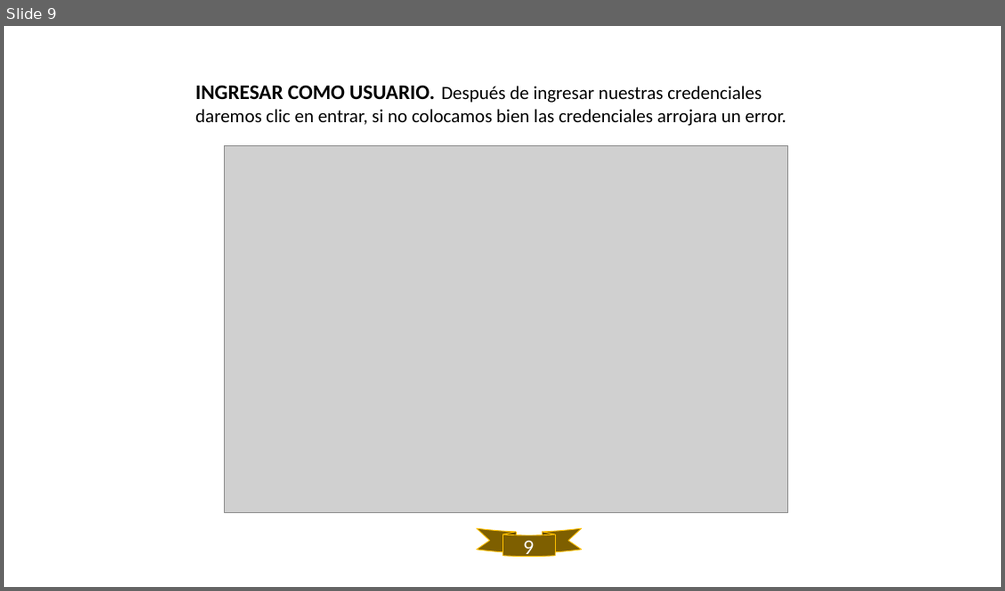
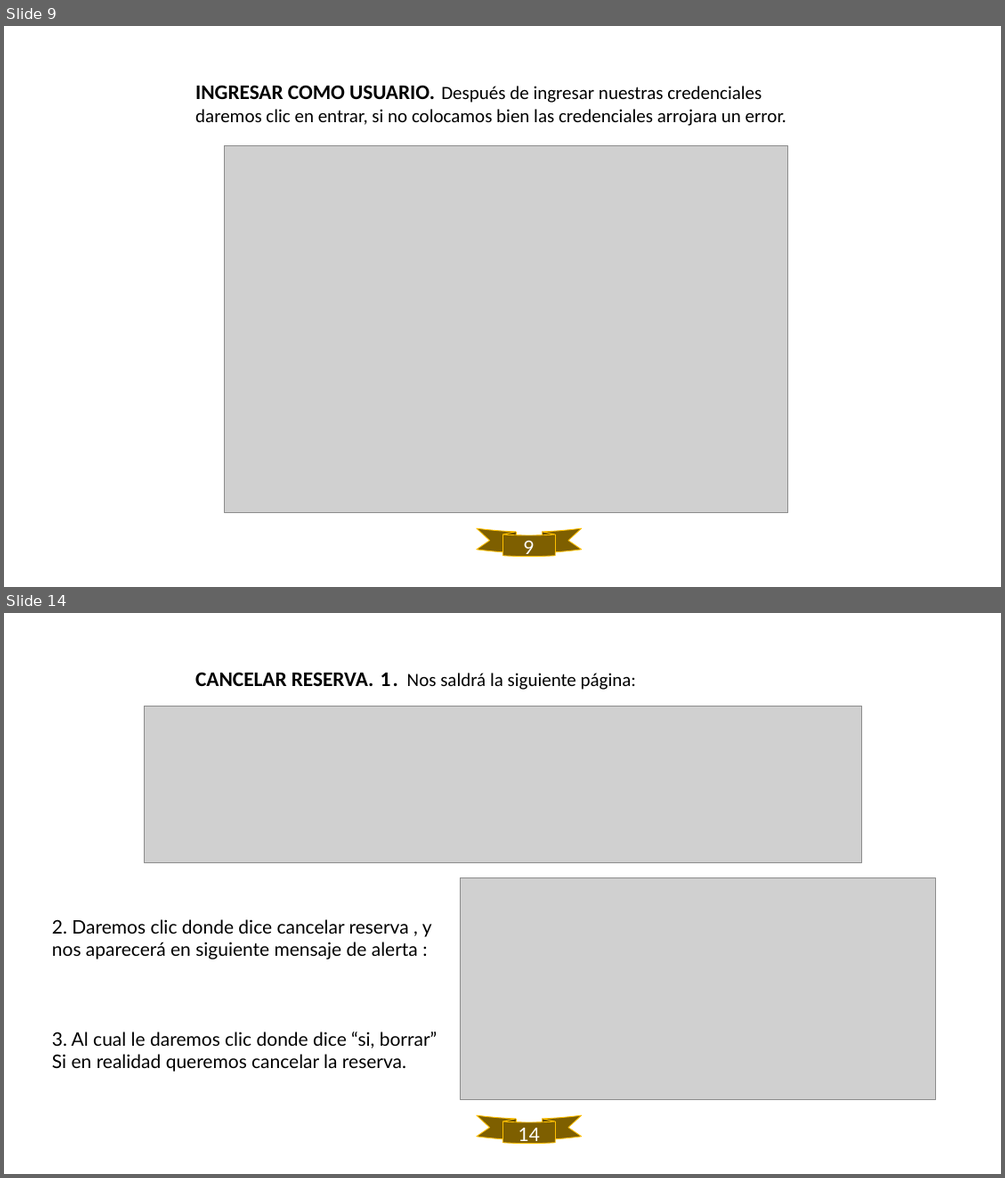
Before and after one commit to Nicolasgil06/CANCHEROS, a slide deck: assets/docs/Trimestre V/04_Manual_Usuario/cancheros manual usuario .pptx. Shown one above the other, each under a label of ours: slide 9 before the commit, slides 9 and 14 after it; the slides between them are not shown. The pictures are 1005x591 and 1005x1178 pixels, drawn with LibreOffice and Linux fonts; fonts in the diff are those of the drawing; grey boxes stand for pictures. Boxes give left, top, right and bottom in pixels: in the first picture for what was removed or moved away, otherwise in the second. Text is boxed around its words. In the diff, an @@ line names an element or a change of style, - is before the commit and + after.

```diff
--- a/assets/docs/Trimestre V/04_Manual_Usuario/cancheros manual usuario .pptx
+++ b/assets/docs/Trimestre V/04_Manual_Usuario/cancheros manual usuario .pptx
@@ slide 14 added at (4,613,1001,1174), background #FFFFFF @@
@@ text added at (195,672,636,690), 18 pt, text #000000 @@
+CANCELAR RESERVA. 1. Nos saldrá la siguiente página:
@@ picture added at (144,706,862,862) @@
@@ picture added at (461,877,935,1100) @@
@@ text added at (52,919,437,1071), 18 pt, text #000000 @@
+2. Daremos clic donde dice cancelar reserva , y nos aparecerá en siguiente mensaje de alerta :
+3. Al cual le daremos clic donde dice “si, borrar”
+Si en realidad queremos cancelar la reserva.
@@ freeform shape added at (477,1116,582,1144), fill #7E5F00 @@
@@ freeform shape added at (477,1116,582,1144), outline #FFC000 0.75 pt @@
@@ freeform shape added at (502,1119,555,1122), fill #664D00 @@
@@ text added at (518,1127,540,1145), 18 pt, text #FFFFFF @@
+14
```
Also in this commit, not shown: 7 slides changed, 1 other slide added, 1 other file.
